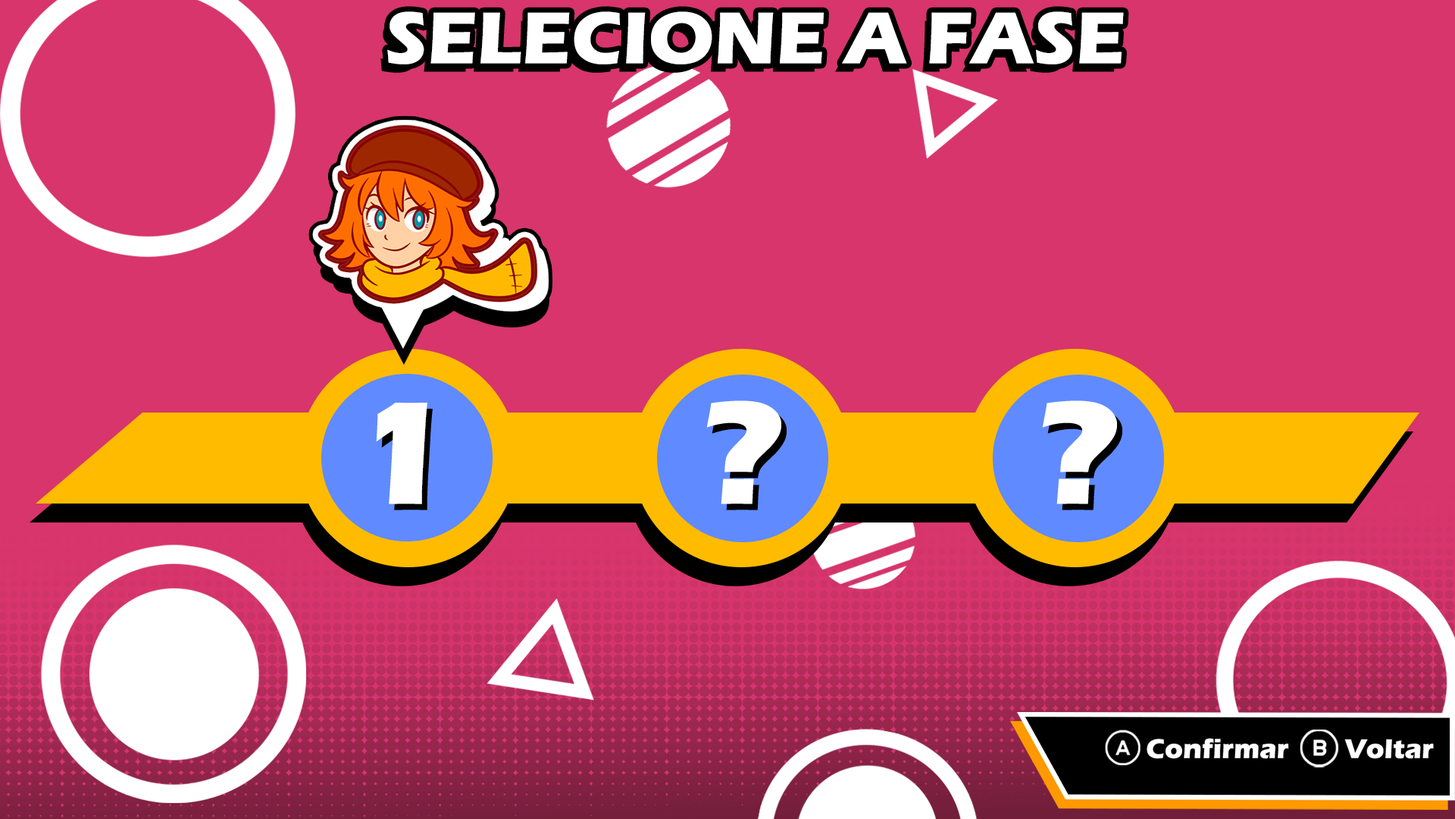
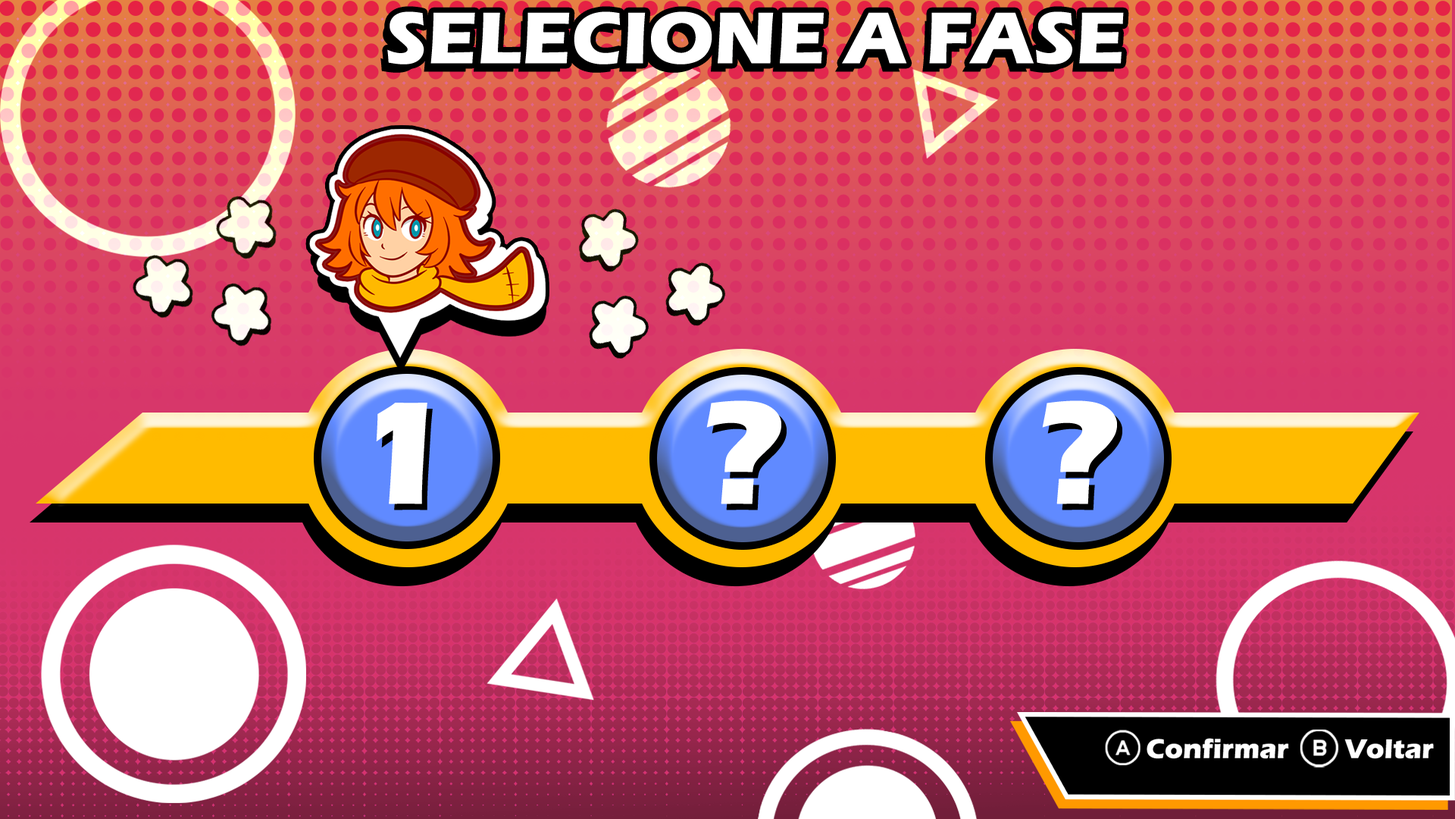
Revision of a layered (1455, 819) image; what changed, layer by layer:
renamed "Icones Menu" to "Pandora Icone", painted on it over box(305, 119, 550, 374)
painted on "?" over box(313, 365, 1173, 550)
removed layer "?" (2nd of 2) over box(706, 400, 787, 511)
removed layer "1" over box(375, 402, 428, 505)
removed layer "Elipse 2 copiar" over box(657, 374, 829, 542)
removed layer "Elipse 2 copiar 2" over box(992, 374, 1165, 542)
removed layer "Elipse 2" over box(321, 373, 493, 542)
painted on "SELECIONE A FASE" over box(380, 6, 1130, 73)
added group "Sprites que aparecem ao clicar" with 3 layers above "Fazes" over box(0, 0, 1453, 483)
added layer "Gradiente" (45%) in group "Sprites que aparecem ao clicar" over box(0, 0, 1453, 483)
added layer "Estrela 1" in group "Sprites que aparecem ao clicar" over box(132, 195, 277, 347)
added layer "Estrela 2" in group "Sprites que aparecem ao clicar" over box(578, 208, 727, 360)
renamed "Elipse 1" to "Fazes", painted on it over box(29, 348, 1420, 550)
